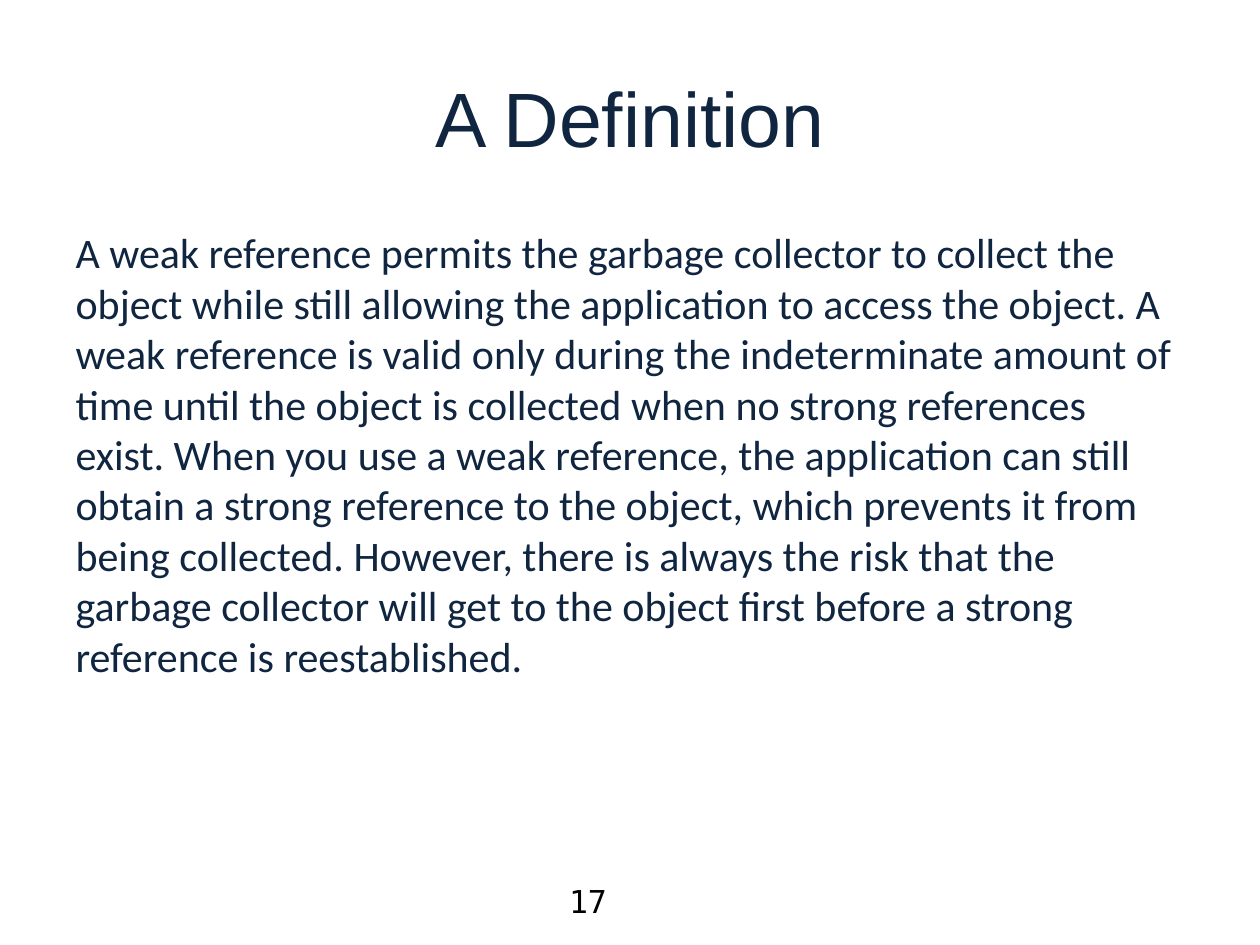
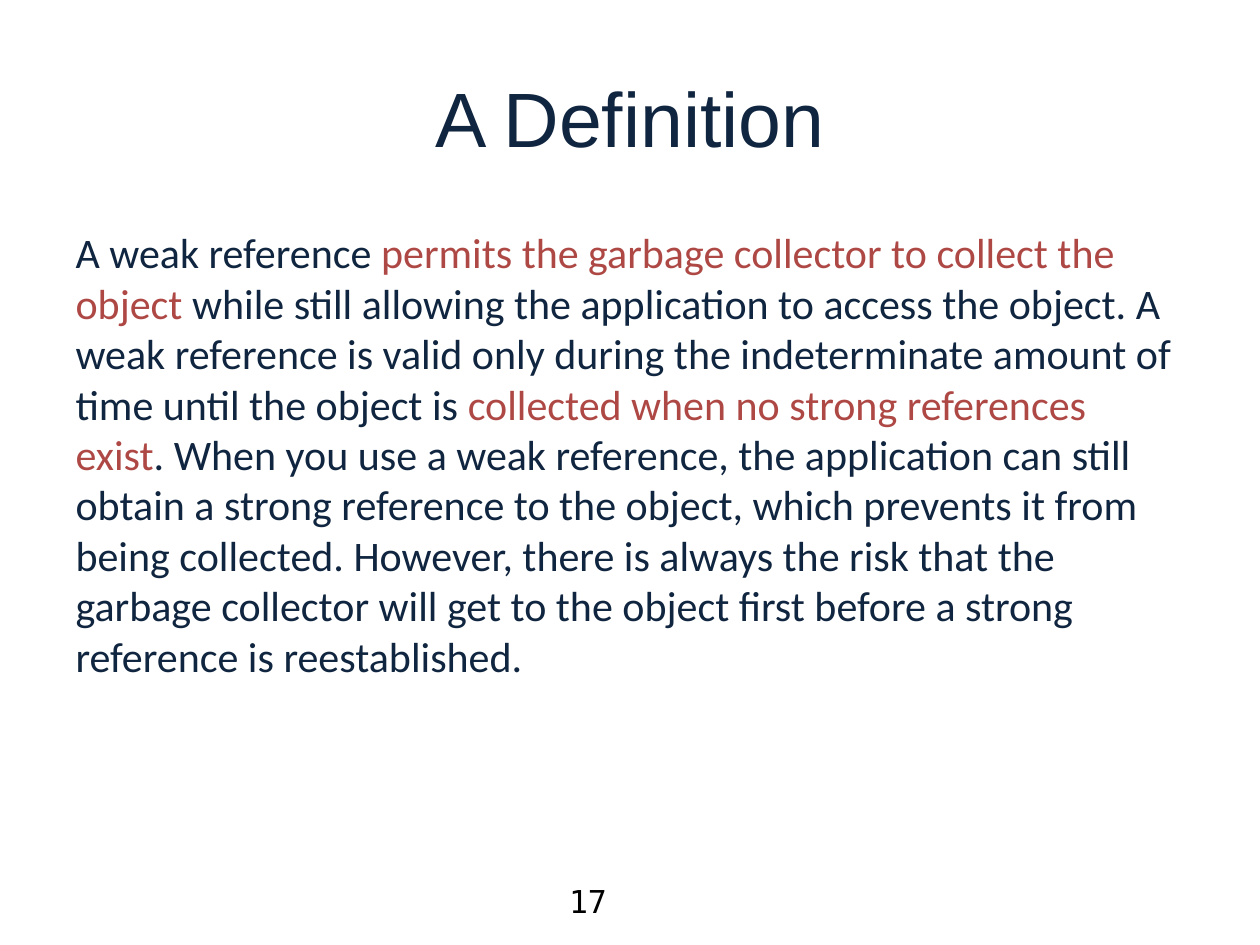
Before and after one commit to swageblock/DotNetMemoryManagementDemos, a slide deck: slide 17 of MOBettaMemory.pptx. Drawn at 1260x945 pixels with LibreOffice and Linux fonts; fonts in the diff are those of the drawing; background and template pictures are left out. Boxes give left, top, right and bottom in pixels: in the first picture for what was removed or moved away, otherwise in the second. Text is boxed around its words. In the diff, an @@ line names an element or a change of style, - is before the commit and + after.

```diff
--- a/MOBettaMemory.pptx
+++ b/MOBettaMemory.pptx
@@ text "A weak reference permits the ..." at (x1=76, y1=238, x2=1171, y2=673): text colour #10253F to #AE4845 in "permits the garbage collector to collect the ..." @@
```
Also in this commit, not shown: 7 other slides changed, 32 other files.
